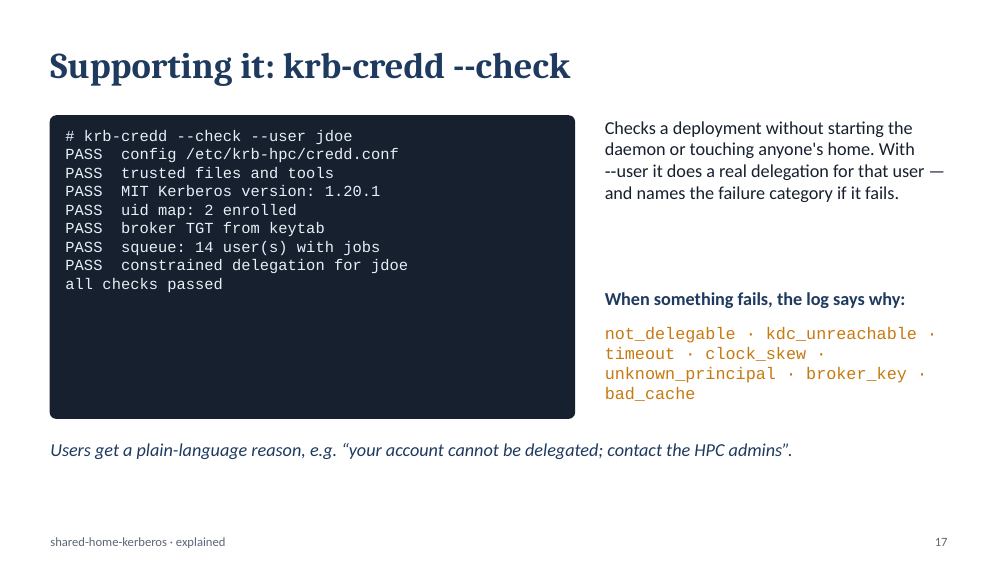
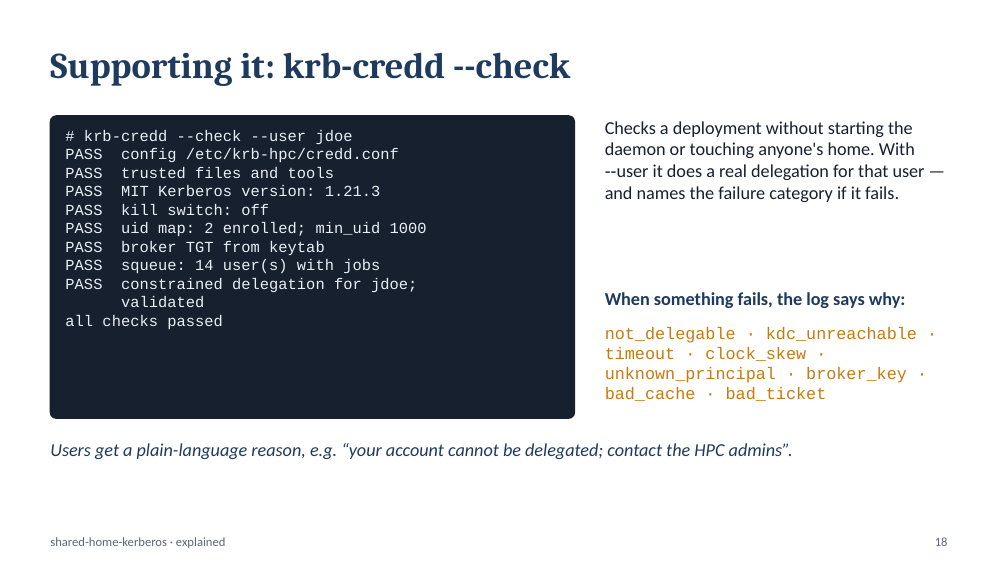
Before and after one commit to vijayrattehalli-cloud/shared-home-kerberos, a slide deck: slide 18 of docs/shared-home-kerberos-slides.pptx (slide 17 before the commit). Drawn at 1008x567 pixels with LibreOffice and Linux fonts; fonts in the diff are those of the drawing. Boxes give left, top, right and bottom in pixels: in the first picture for what was removed or moved away, otherwise in the second. Text is boxed around its words. In the diff, an @@ line names an element or a change of style, - is before the commit and + after.

```diff
--- a/docs/shared-home-kerberos-slides.pptx
+++ b/docs/shared-home-kerberos-slides.pptx
@@ text at [65, 185, 427, 236]: text changed @@
-PASS MIT Kerberos version: 1.20.1
-PASS uid map: 2 enrolled
+PASS MIT Kerberos version: 1.21.3
+PASS kill switch: off
+PASS uid map: 2 enrolled; min_uid 1000
@@ text at [65, 278, 417, 307]: text changed @@
-PASS constrained delegation for jdoe
+PASS constrained delegation for jdoe;
+validated
@@ text at [605, 327, 917, 401]: text changed @@
-not_delegable · kdc_unreachable · timeout · clock_skew · unknown_principal · broker_key · bad_cache
+not_delegable · kdc_unreachable · timeout · clock_skew · unknown_principal · broker_key · bad_cache · bad_ticket
@@ page number at [935, 537, 948, 546]: text changed @@
-17
+18
```
Also in this commit, not shown: 8 other slides changed, 1 slide added, 5 other files.
